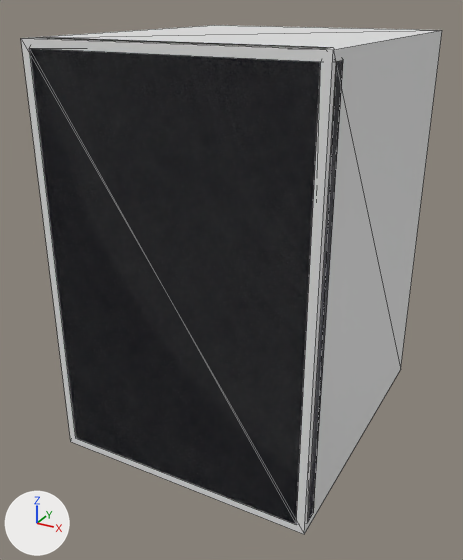
The glTF model assets/models/tripwire_bell.glb: old version first, new version second.
One viewpoint serves both versions: a camera (50 mm lens) standing at (0.127, -0.252, 0.193) and looking at (-0.005, -0.011, 0.073). Arrows for +X, +Y and +Z are at lower left; the lights stay in place. The older version comes first. Mesh edges are drawn as thin lines. Vertices at exactly the same position are counted once.

Objects in the first picture: 'tripwire_bell-col', 'tripwire_bell_backplate'.
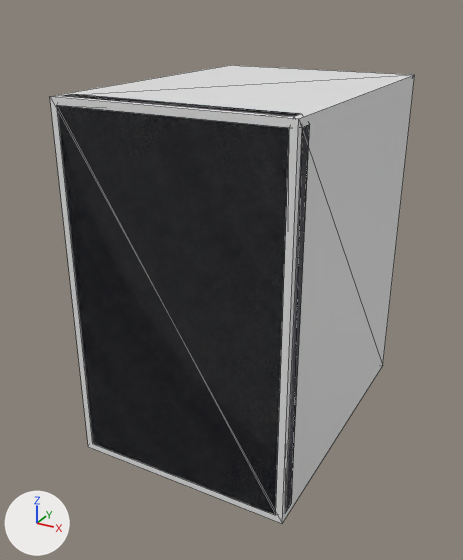
Changed parts and their boxes (x1, y1, x2, y2) in the pictures (463 x 560 px):
```json
{"object": "tripwire_bell-col", "change": "rescaled", "before": [21, 25, 442, 534], "after": [50, 65, 415, 523], "on screen": "13% narrower, 10% shorter"}
{"object": "tripwire_bell_backplate", "change": "rescaled", "before": [29, 37, 343, 524], "after": [57, 94, 310, 515], "on screen": "19% narrower, 14% shorter"}
```

Scene script edits in JSON lines:
```json
{"block": "me_cube_003", "where": "# used by ob_tripwire_bell_col; location = (0.0, 0.0, 0.09)"}
{"op": "remove", "block": "me_cube_003", "code": "me_cube_003.from_pydata(...)  # 8 vertices, 12 faces; spans x -0.06..0.06, y -0.07..0.07, z -0.09..0.09"}
{"op": "add", "block": "me_cube_003", "code": "me_cube_003.from_pydata(...)  # 8 vertices, 12 faces; spans x -0.05..0.05, y -0.069..0.069, z 0.0..0.16"}
{"block": "me_cube_003", "change": "me_cube_003 part 1: the whole mesh is scaled about its middle by (0.833, 0.986, 0.889), then moved by (0.0, 0.0, 0.08)"}
{"block": "me_cube", "where": "# used by ob_tripwire_bell_backplate; location = (0.0, 0.0, 0.0)"}
{"op": "remove", "block": "me_cube", "code": "me_cube.from_pydata(...)  # 24 vertices, 44 faces; spans x -0.06..0.06, y -0.07..-0.058, z 0.0..0.18"}
{"op": "add", "block": "me_cube", "code": "me_cube.from_pydata(...)  # 24 vertices, 44 faces; spans x -0.05..0.05, y -0.069..-0.057, z 0.0..0.16"}
{"block": "me_cube", "change": "me_cube part 2: the whole mesh is scaled about the mesh origin by (0.833, 0.986, 0.889)"}
{"op": "set", "path": "ob_tripwire_bell_col.location", "old": "(0.0, 0.0, 0.09)", "new": "(0.0, 0.0, 0.0)"}
```
